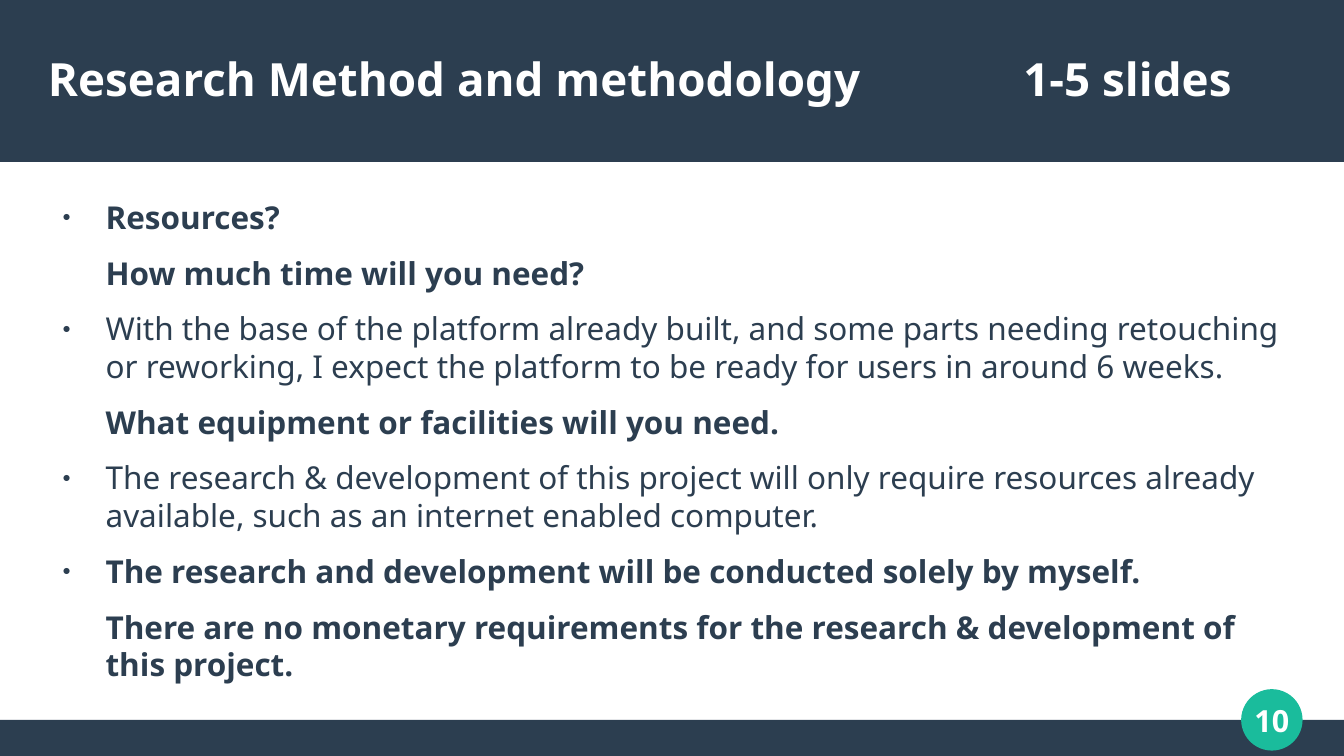
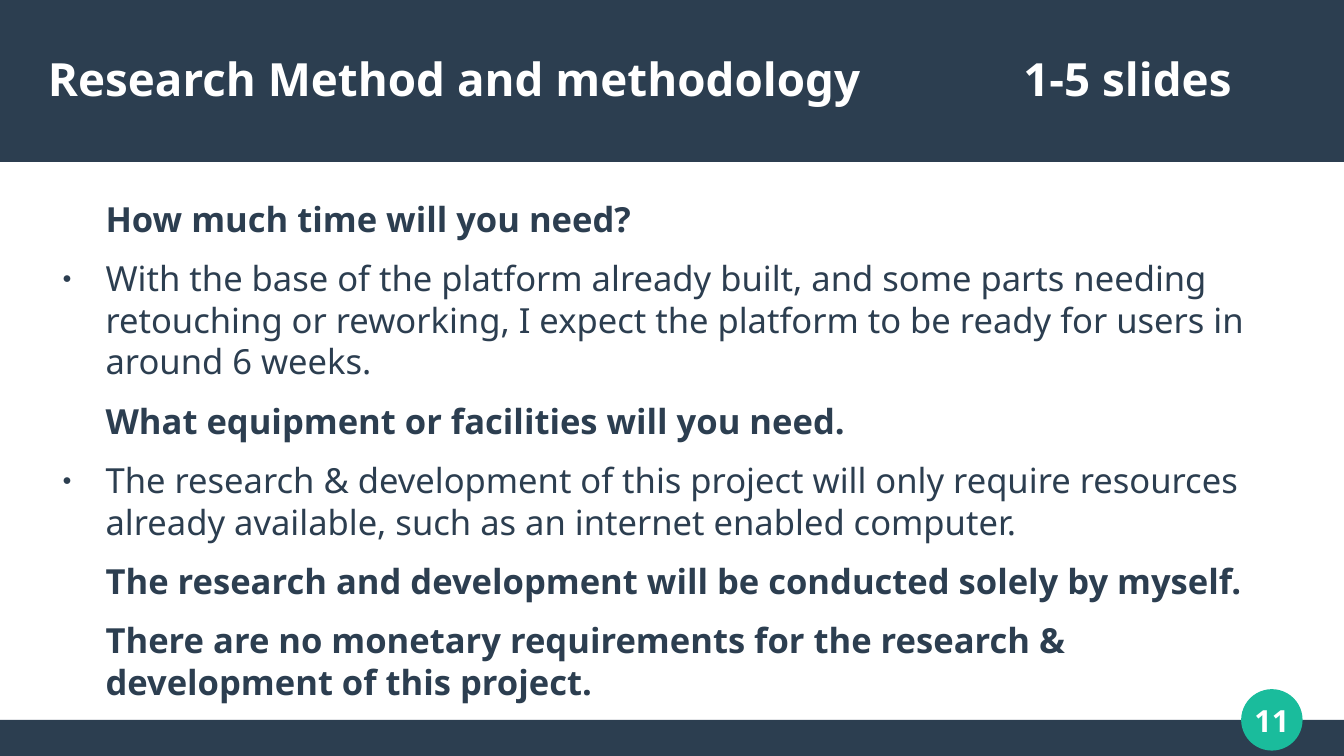
Before and after one commit to dannydaley/myUniSocial, a slide deck: slide 11 of Documentation/COMP320 PRESENTATION.odp (slide 10 before the commit). Drawn at 1344x756 pixels with LibreOffice and Linux fonts; fonts in the diff are those of the drawing. Boxes give left, top, right and bottom in pixels: in the first picture for what was removed or moved away, otherwise in the second. Text is boxed around its words. In the diff, an @@ line names an element or a change of style, - is before the commit and + after.

```diff
--- a/Documentation/COMP320 PRESENTATION.odp
+++ b/Documentation/COMP320 PRESENTATION.odp
@@ text "How much time will you ..." at [106,205,1243,704]: size 18.6 to 20.4 pt; bullet ● to none @@
@@ text at [106,206,280,230]: paragraph removed @@
-● Resources?
@@ page number at [1254,710,1289,732]: text changed @@
-10
+11
```
Also in this commit, not shown: 6 other slides changed, 1 other file.
